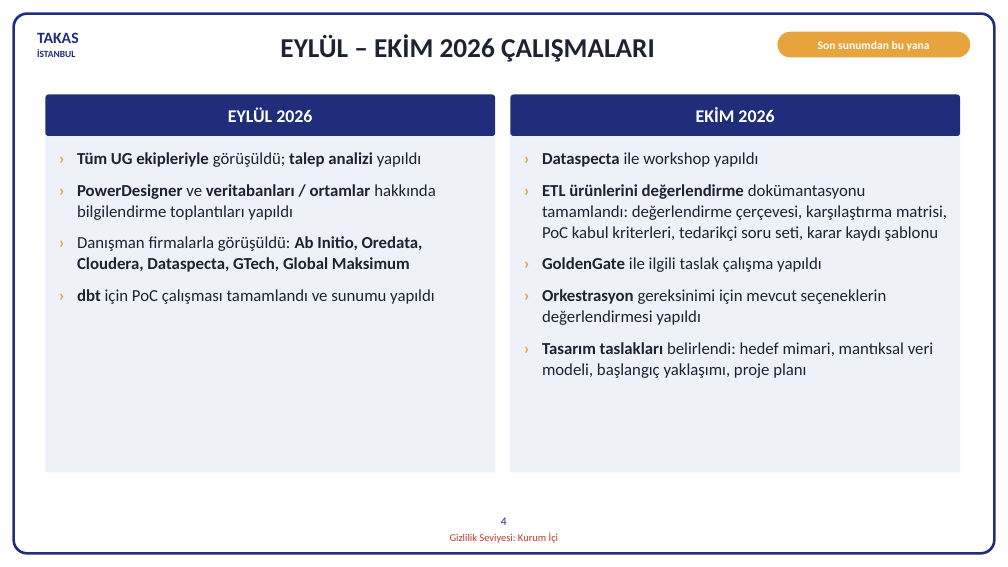
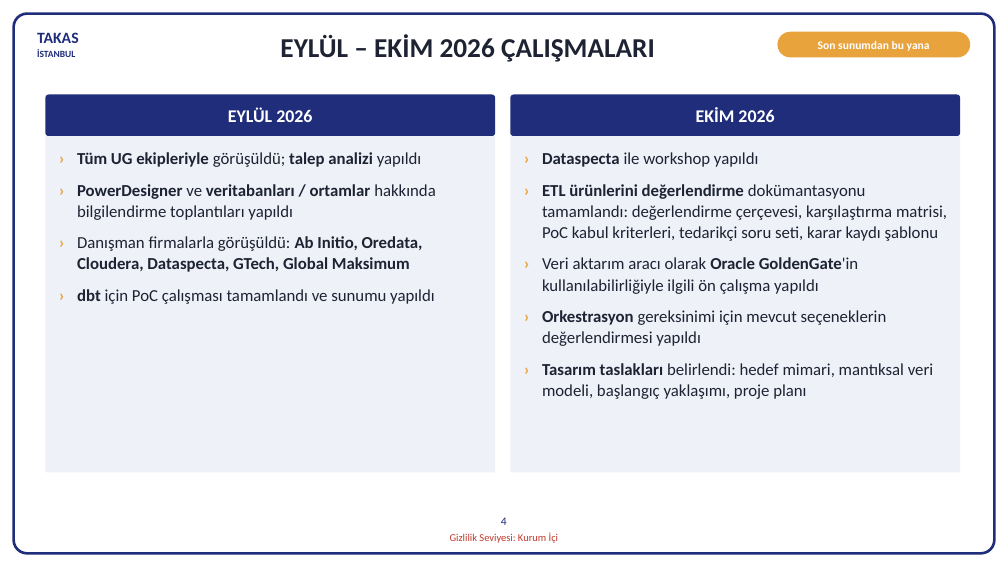
Before and after one commit to hanifidemirel0/Cursor-Projects, a slide deck: slide 4 of outputs/dwh-sunum-kasim-2026/5 - DWHSunum_Kasim2026.pptx. Drawn at 1008x567 pixels with LibreOffice and Linux fonts; fonts in the diff are those of the drawing. Boxes give left, top, right and bottom in pixels: in the first picture for what was removed or moved away, otherwise in the second. Text is boxed around its words. In the diff, an @@ line names an element or a change of style, - is before the commit and + after.

```diff
--- a/outputs/dwh-sunum-kasim-2026/5 - DWHSunum_Kasim2026.pptx
+++ b/outputs/dwh-sunum-kasim-2026/5 - DWHSunum_Kasim2026.pptx
@@ text at [542,257,858,294]: text changed @@
-› GoldenGate ile ilgili taslak çalışma yapıldı
+› Veri aktarım aracı olarak Oracle GoldenGate'in kullanılabilirliğiyle ilgili ön çalışma yapıldı
```
Also in this commit, not shown: 2 other files.
